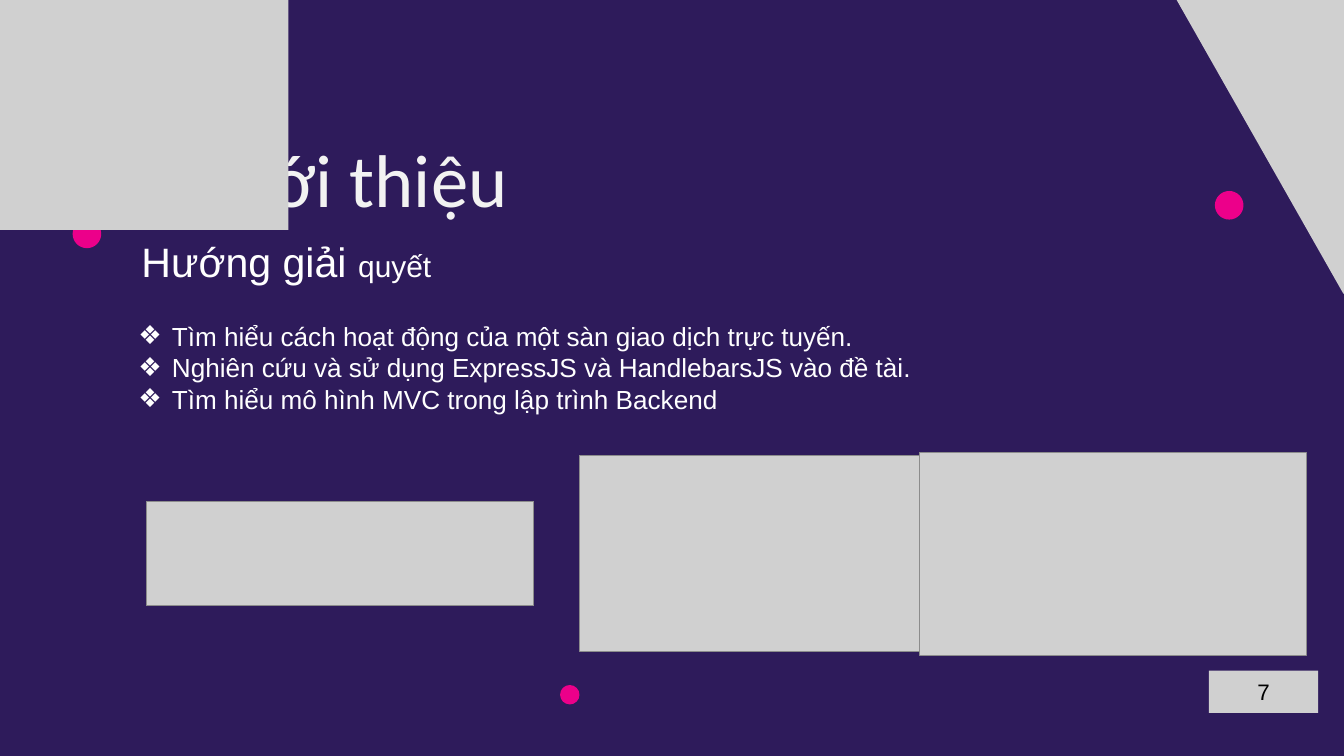
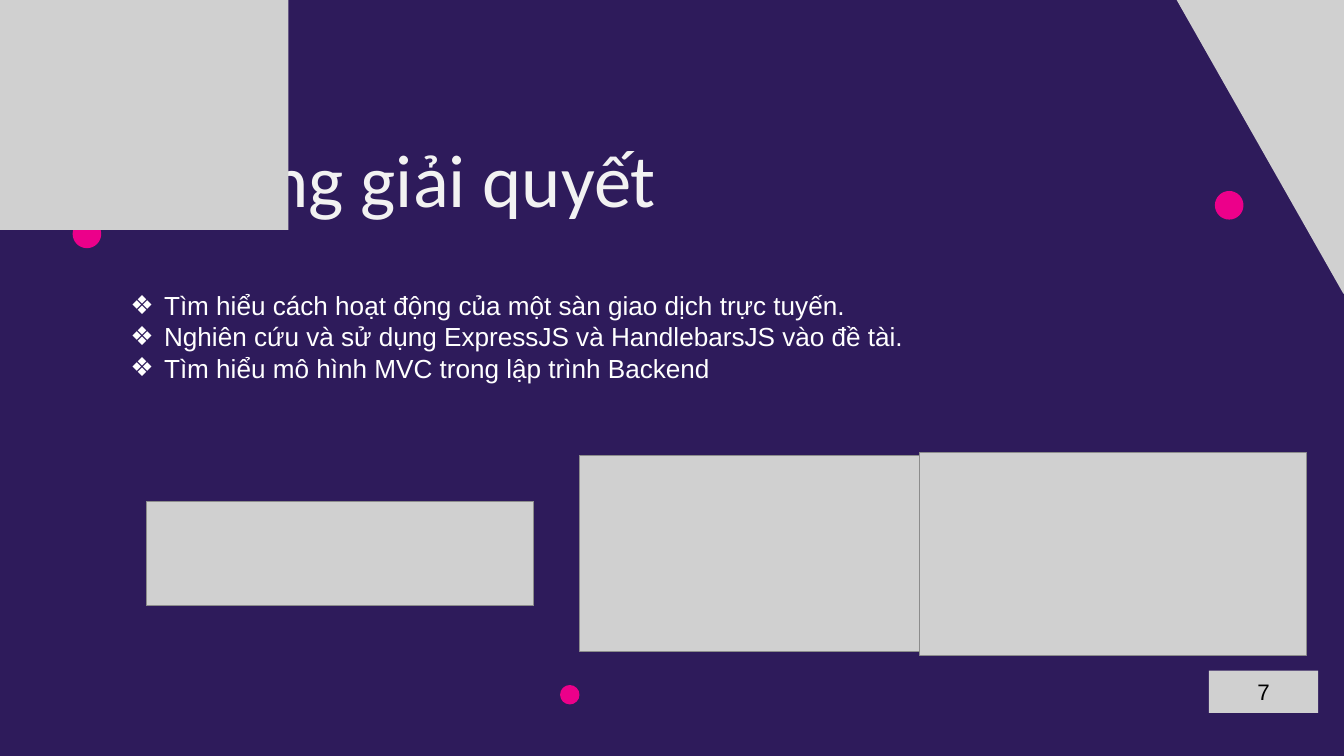
Before and after one commit to B2012257/lvtn_indieGameForum, a slide deck: slide 7 of docs/gameIndiePPT.pptx. Drawn at 1344x756 pixels with LibreOffice and Linux fonts; fonts in the diff are those of the drawing; grey boxes stand for pictures. Boxes give left, top, right and bottom in pixels: in the first picture for what was removed or moved away, otherwise in the second. Text is boxed around its words. In the diff, an @@ line names an element or a change of style, - is before the commit and + after.

```diff
--- a/docs/gameIndiePPT.pptx
+++ b/docs/gameIndiePPT.pptx
@@ text "Hướng giải quyết": place and size @@
-text "Hướng giải quyết" at [141,246,431,285]
+text "Hướng giải quyết" at [135,145,656,224]
@@ text "Hướng giải quyết" at [135,145,656,224]: size 44 to 80 pt in "Hướng giải"; size 32 to 80 pt in "quyết"; font Arial to Calibri, text colour #FFFFFF to #F2F2F2; line spacing 1 to 1.2 @@
@@ text removed at [209,145,508,224] @@
-1. Giới thiệu
@@ text "Tìm hiểu cách hoạt động ...": place and size @@
-text "Tìm hiểu cách hoạt động ..." at [172,325,911,414]
+text "Tìm hiểu cách hoạt động ..." at [164,294,903,384]
```
Also in this commit, not shown: 10 other slides changed, 18 other files.
